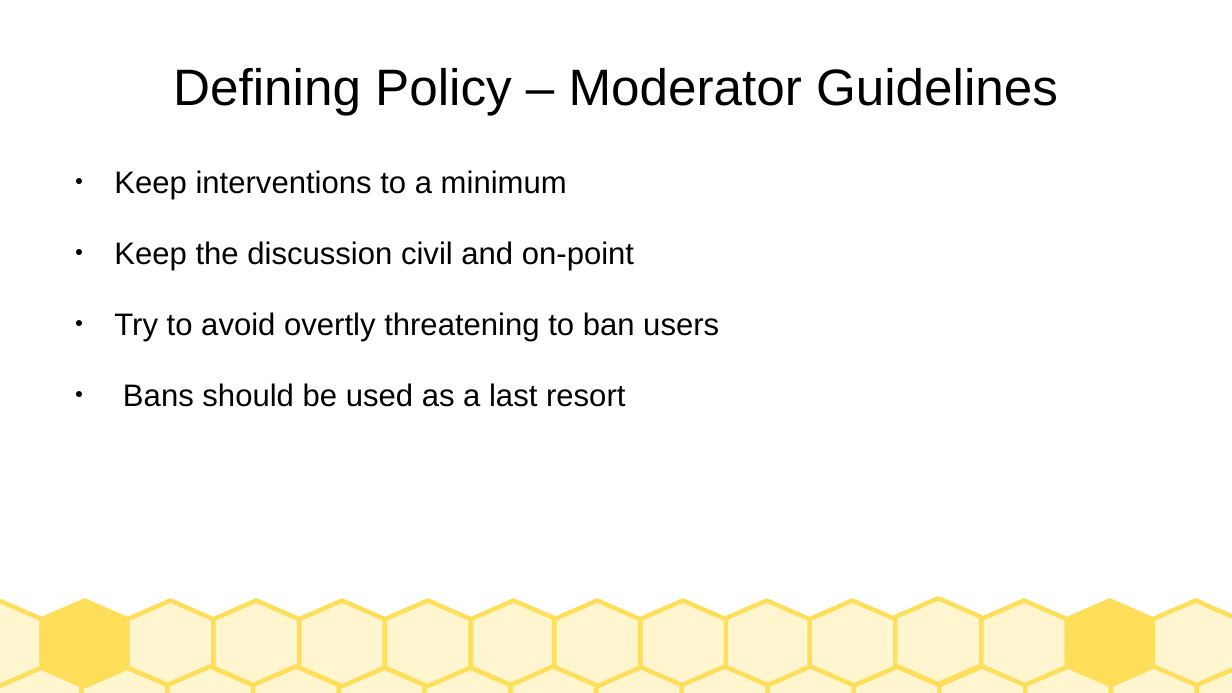
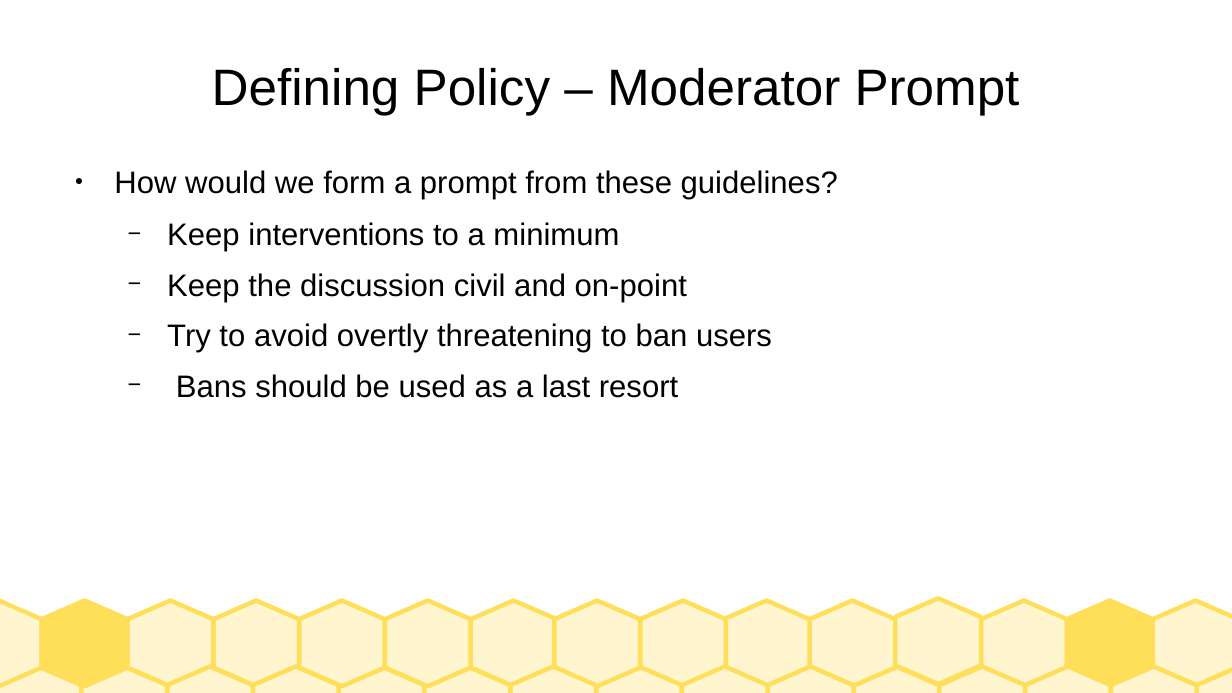
Before and after one commit to dimits-ts/llm_moderation_research, a slide deck: slide 4 of presentations/prompts.odp. Drawn at 1232x693 pixels with LibreOffice and Linux fonts; fonts in the diff are those of the drawing. Boxes give left, top, right and bottom in pixels: in the first picture for what was removed or moved away, otherwise in the second. Text is boxed around its words. In the diff, an @@ line names an element or a change of style, - is before the commit and + after.

Commit message:
refactor prompts presentation

```diff
--- a/presentations/prompts.odp
+++ b/presentations/prompts.odp
@@ title at box(212, 68, 1020, 116): text changed @@
-Defining Policy – Moderator Guidelines
+Defining Policy – Moderator Prompt
@@ text at box(114, 170, 838, 199): paragraph added @@
+● How would we form a prompt from these guidelines?
@@ text at box(167, 222, 772, 398): bullet ● to −; list level 1 to 2 in "Keep interventions to a minimum"; list level 1 to 2 in "Keep the discussion civil and ..."; list level 1 to 2 in "Try to avoid overtly threatening ..."; list level 1 to 2 in "Bans should be used as ..." @@
```
Also in this commit, not shown: 8 other slides changed.
